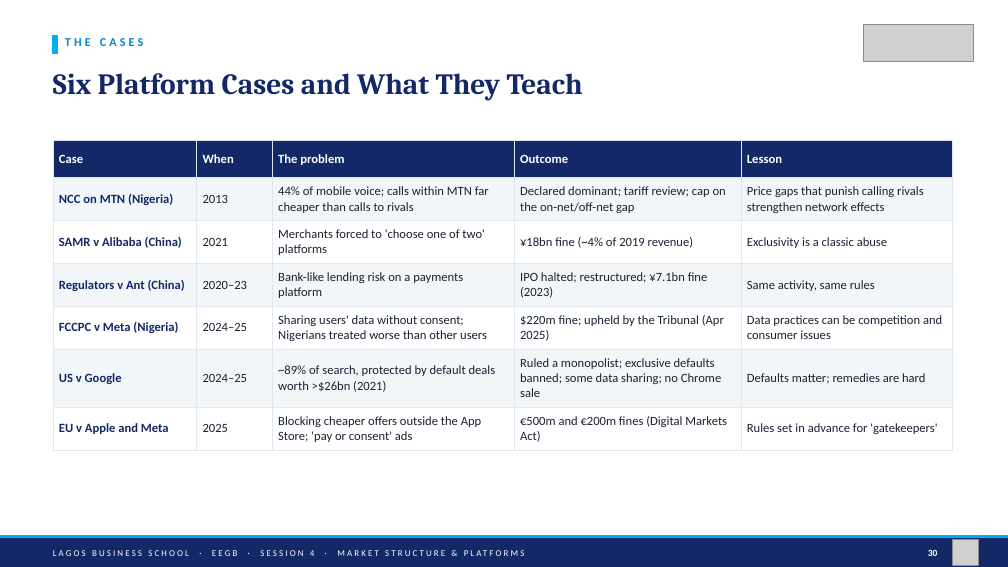
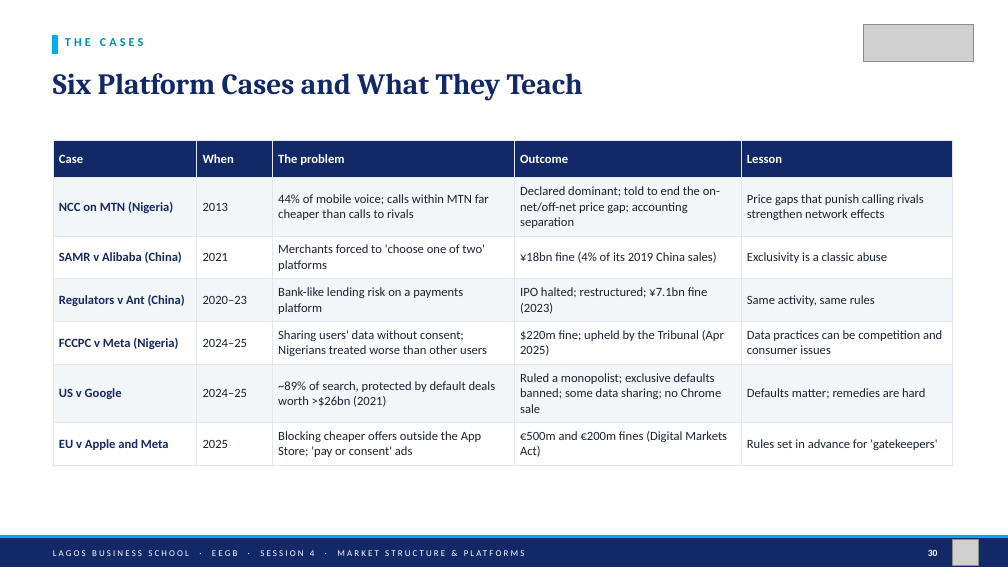
Before and after one commit to adibongo/eegb, a slide deck: slide 30 of sessions/s04/slides/EEGB_S04_Market_Structure_Platforms_Competition_Policy.pptx. Drawn at 1008x567 pixels with LibreOffice and Linux fonts; fonts in the diff are those of the drawing; grey boxes stand for pictures. Boxes give left, top, right and bottom in pixels: in the first picture for what was removed or moved away, otherwise in the second. Text is boxed around its words. In the diff, an @@ line names an element or a change of style, - is before the commit and + after.

```diff
--- a/sessions/s04/slides/EEGB_S04_Market_Structure_Platforms_Competition_Policy.pptx
+++ b/sessions/s04/slides/EEGB_S04_Market_Structure_Platforms_Competition_Policy.pptx
@@ table at [53, 140, 953, 461] @@
-row 2, column 4: Declared dominant; tariff review; cap on the on-net/off-net gap
+row 2, column 4: Declared dominant; told to end the on-net/off-net price gap; accounting separation
-row 3, column 4: ¥18bn fine (~4% of 2019 revenue)
+row 3, column 4: ¥18bn fine (4% of its 2019 China sales)
```
Also in this commit, not shown: 17 other slides changed, 15 other files.
